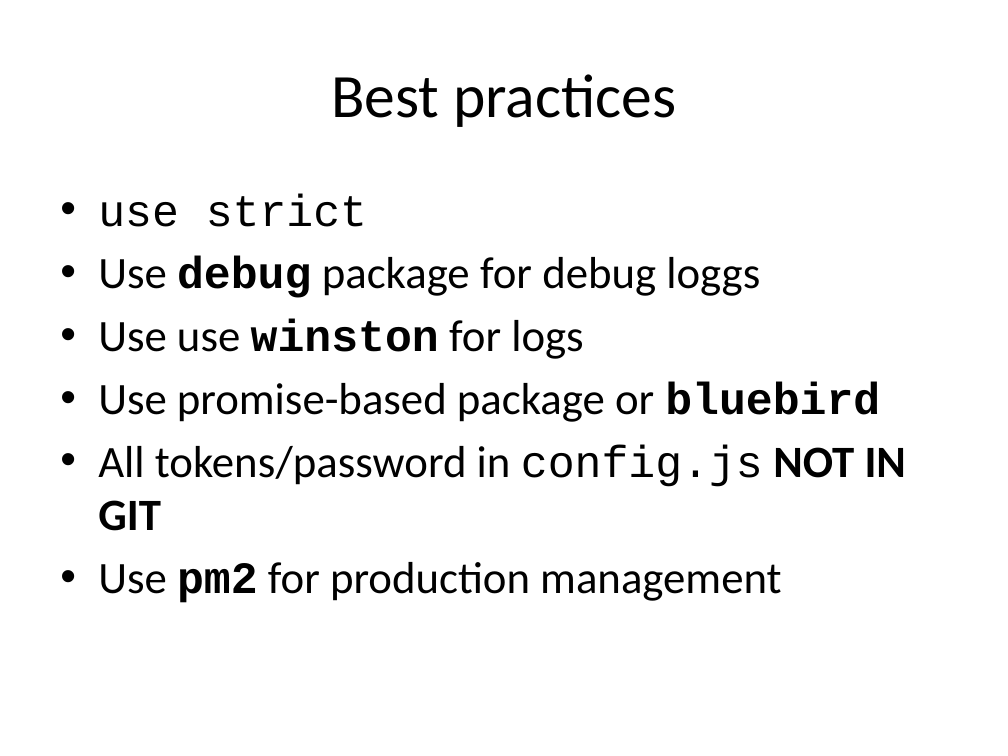
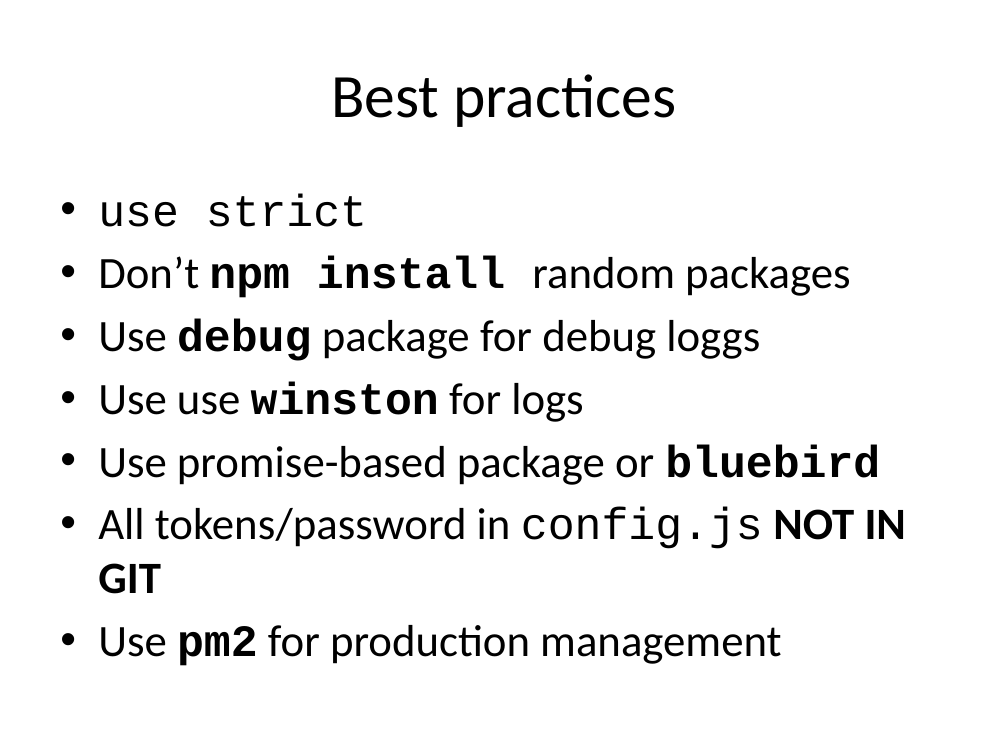
Before and after one commit to etnetera-activate/node-minicourse, a slide deck: slide 27 of node-uvod.pptx. Drawn at 1008x756 pixels with LibreOffice and Linux fonts; fonts in the diff are those of the drawing; background and template pictures are left out. Boxes give left, top, right and bottom in pixels: in the first picture for what was removed or moved away, otherwise in the second. Text is boxed around its words. In the diff, an @@ line names an element or a change of style, - is before the commit and + after.

```diff
--- a/node-uvod.pptx
+++ b/node-uvod.pptx
@@ text at [98,256,851,298]: paragraph added @@
+• Don’t npm install random packages
```
Also in this commit, not shown: 2 other slides changed, 1 other file.
